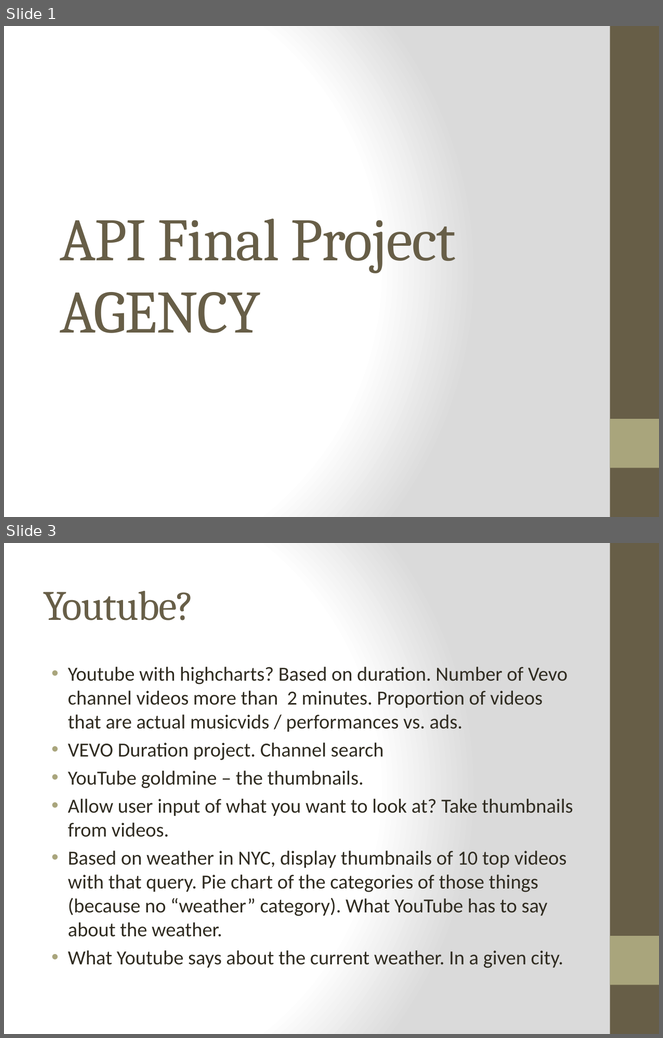
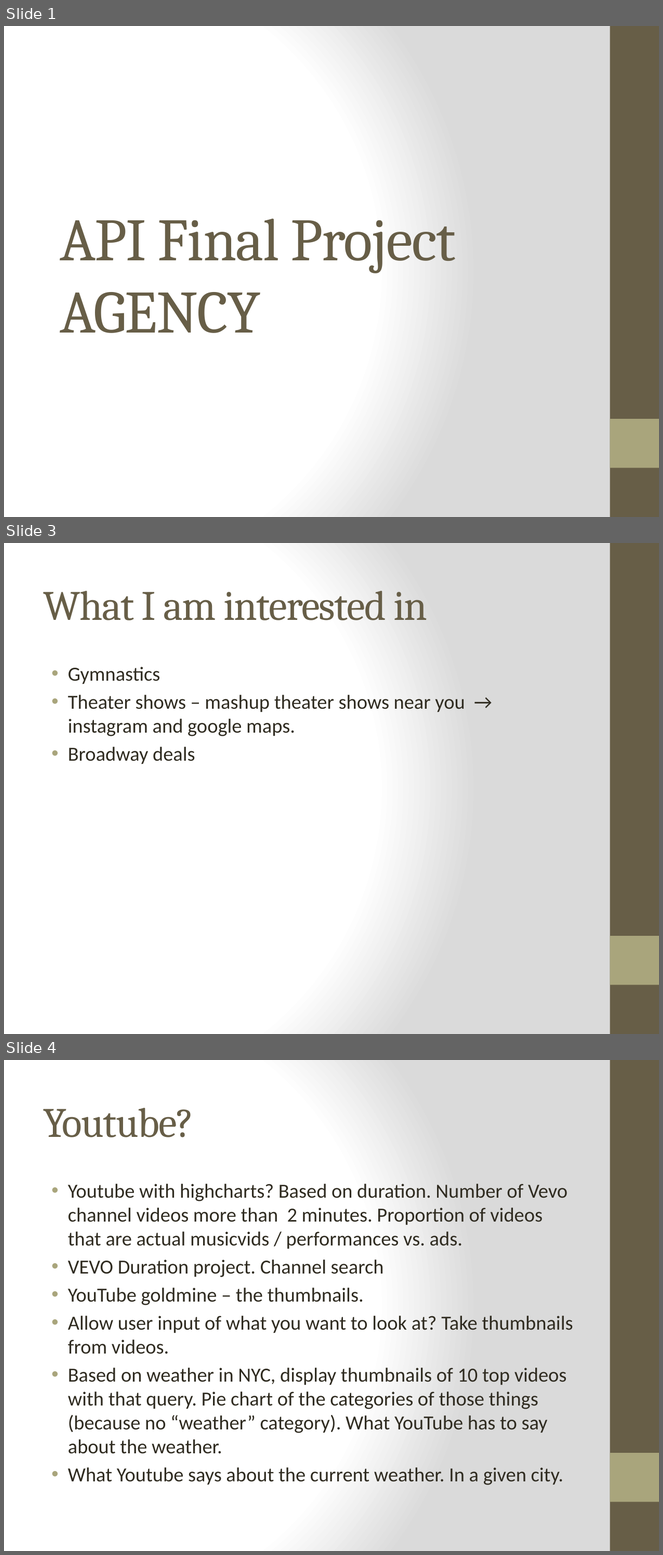
Before and after one commit to peterycwang/CoopahKoopa, a slide deck: FinalProject_Brainstorming.pptx. Shown one above the other, each under a label of ours: slides 1 and 3 before the commit, slides 1, 3 and 4 after it; the slides between them are not shown. The pictures are 663x1038 and 663x1555 pixels, drawn with LibreOffice and Linux fonts; fonts in the diff are those of the drawing. Boxes give left, top, right and bottom in pixels: in the first picture for what was removed or moved away, otherwise in the second. Text is boxed around its words. In the diff, an @@ line names an element or a change of style, - is before the commit and + after.

Commit message:
Today's (12/1) Brainstorming
Updated PPT, instagram map change to nyctheater,  piechart

```diff
--- a/FinalProject_Brainstorming.pptx
+++ b/FinalProject_Brainstorming.pptx
@@ slide 3 added at [4, 543, 659, 1034], background gradient #FFFFFF to #DADADA; not listed: 2 template elements that a slide beside it also shows @@
@@ title added at [44, 591, 427, 620], 46 pt, text #675E47 @@
+What I am interested in
@@ text added at [68, 667, 465, 765], 22 pt, text #2F2B20 @@
+• Gymnastics
+• Theater shows – mashup theater shows near you → instagram and google maps.
+• Broadway deals
@@ what was slide 3 is now slide 4 @@
```
Also in this commit, not shown: 1 slide changed, 2 other files.
